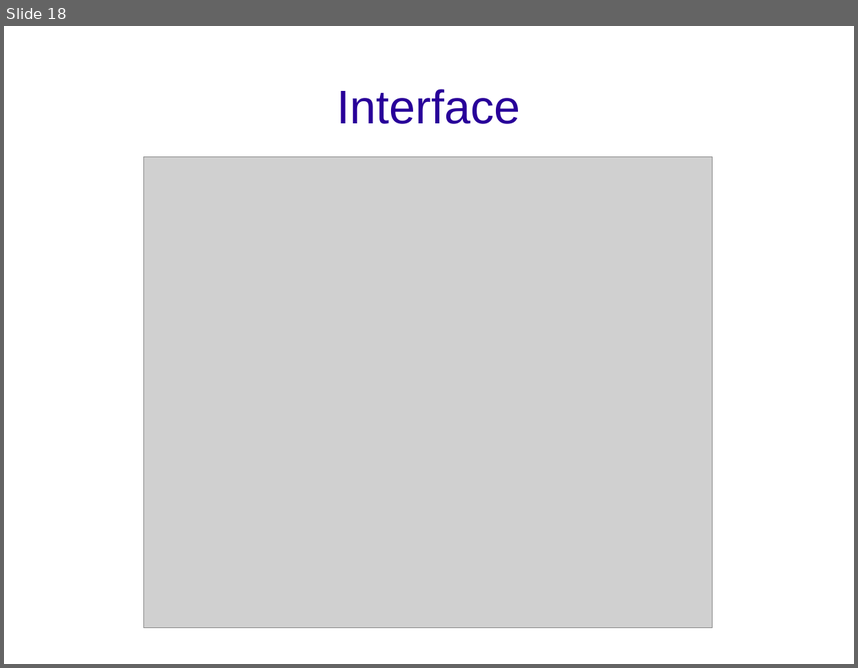
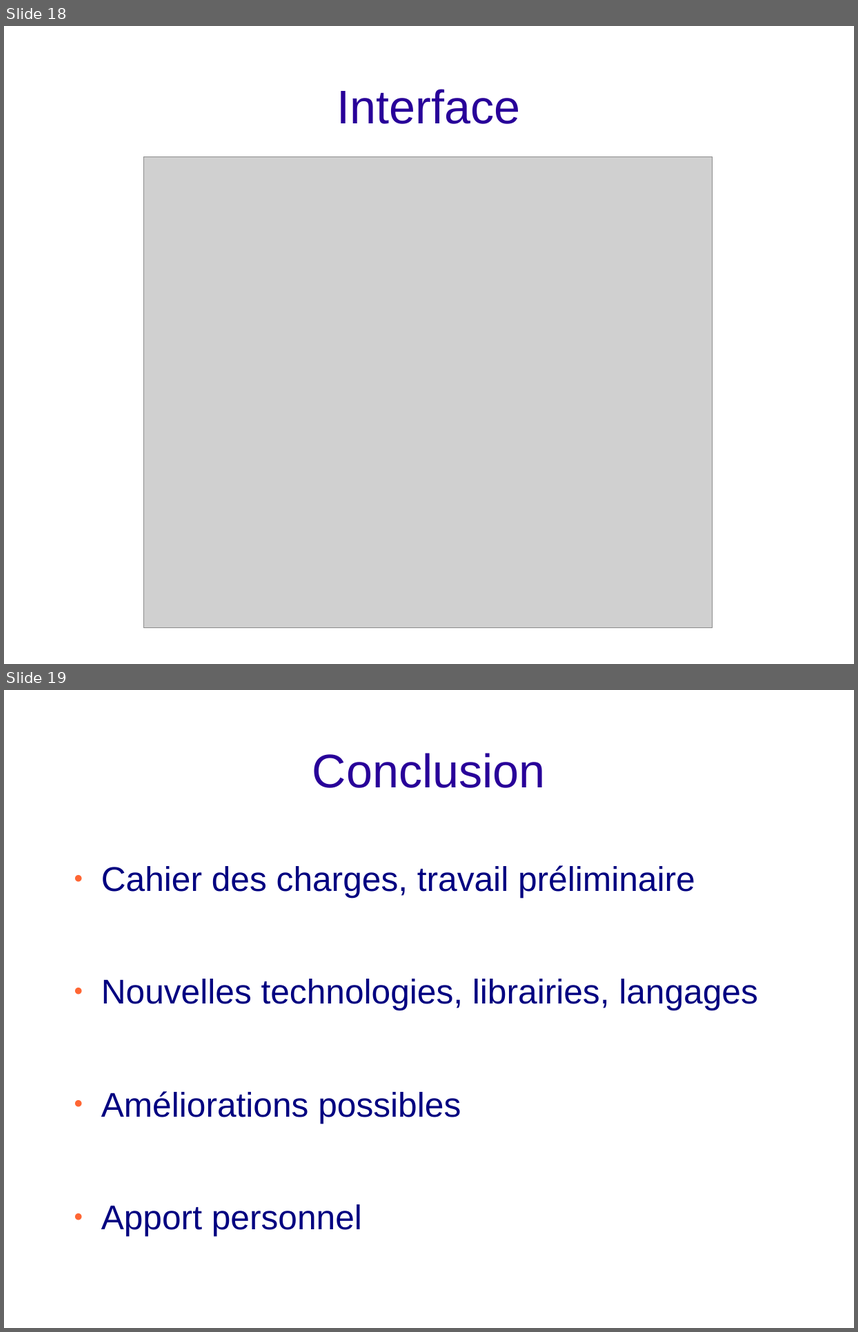
Before and after one commit to bigoud/e-cave, a slide deck: Presentation.odp. Shown one above the other, each under a label of ours: slide 18 before the commit, slides 18 and 19 after it. The pictures are 858x668 and 858x1332 pixels, drawn with LibreOffice and Linux fonts; fonts in the diff are those of the drawing; grey boxes stand for pictures; background and template pictures are left out. Boxes give left, top, right and bottom in pixels: in the first picture for what was removed or moved away, otherwise in the second. Text is boxed around its words. In the diff, an @@ line names an element or a change of style, - is before the commit and + after.

```diff
--- a/Presentation.odp
+++ b/Presentation.odp
@@ slide 19 added at (x1=4, y1=690, x2=854, y2=1328), background picture (left out) @@
@@ title added at (x1=312, y1=753, x2=546, y2=788), 44 pt, text #280099 @@
+Conclusion
@@ text added at (x1=101, y1=865, x2=758, y2=1235), 32 pt, text #000080 @@
+● Cahier des charges, travail préliminaire
+● Nouvelles technologies, librairies, langages
+● Améliorations possibles
+● Apport personnel
```
Also in this commit, not shown: 2 slides changed, 1 other file.
